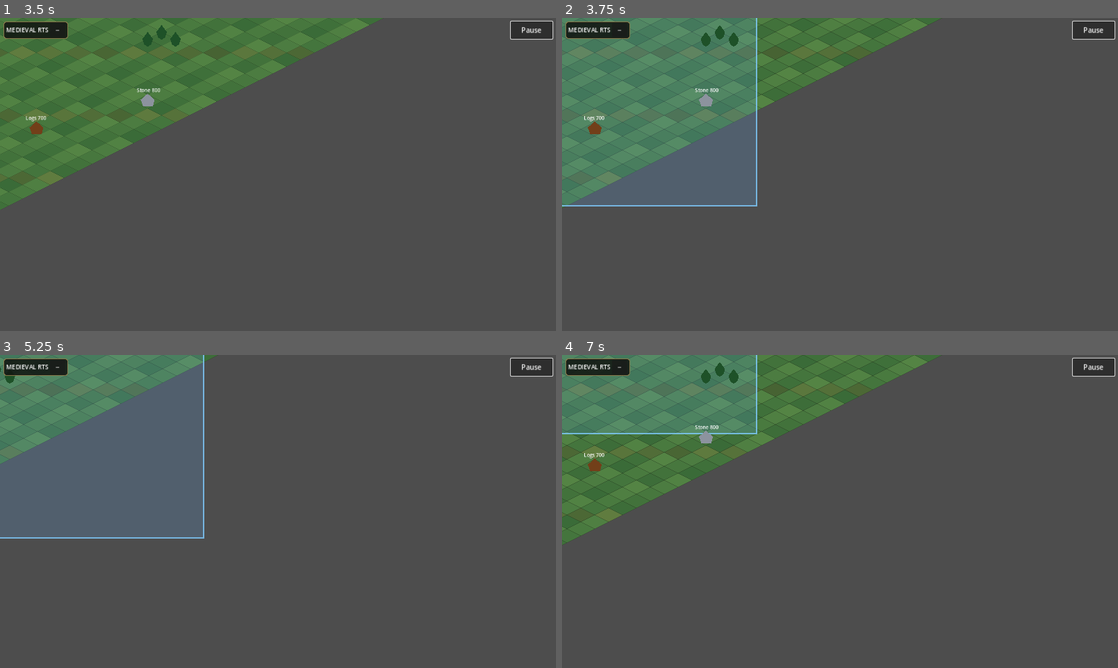
Above: before the commit, frames 1-4 (two rows, left to right).
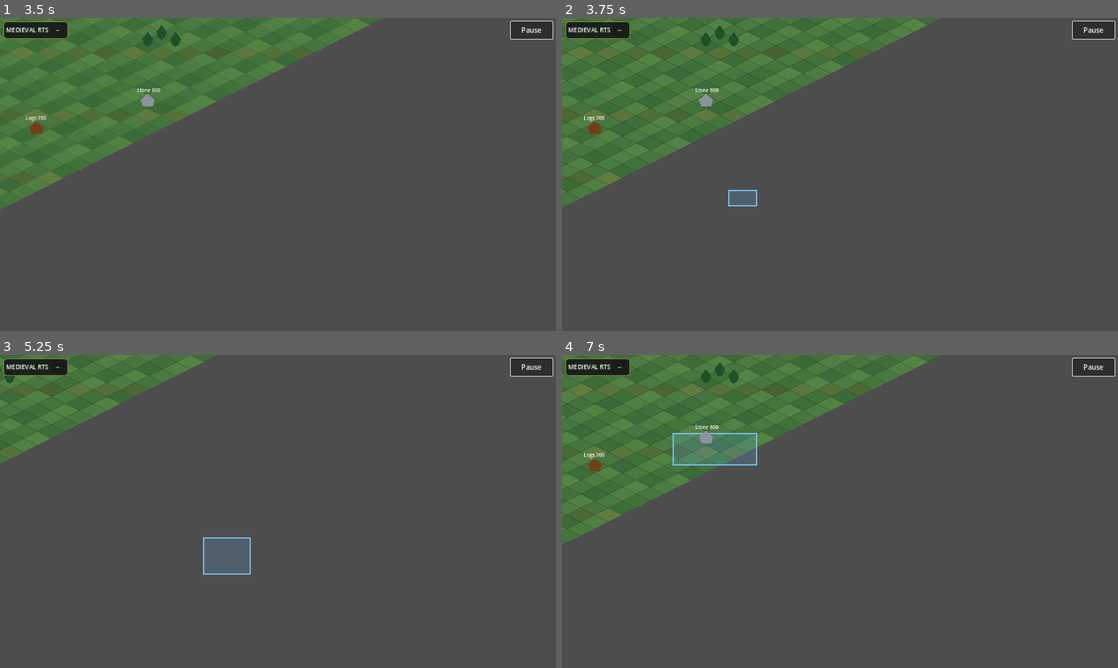
Above: after the commit, the same moments.

Repository: noub1234567-cmd/Medieval-RTS-Test
Game: Godot game, scene res://scenes/main.tscn
Same seed, same stepped clock (60 frames per second), same inputs: the game is played once before the commit and once after it.
Inputs (mouse positions are in pixels of both pictures, inside the frame that each line leads up to):
- Up to frame 1 (3.5 s): click "−" at 0.5 s; click "Pause" at 1.25 s; click "Resume" at 2 s; move the mouse to (400, 158) at 2.77 s; hold D from 2.78 s (still down); click (400, 158) at 2.92 s
- Up to frame 2 (3.75 s): release D at 3.5 s; drag from (728, 190) to (812, 237) at 3.52 s
- Up to frame 3 (5.25 s): move the mouse to (333, 442) at 4.27 s; hold D 4.28-5 s; click (333, 442) at 4.42 s; drag from (250, 574) to (111, 464) at 5.02 s
- Up to frame 4 (7 s): move the mouse to (1006, 558) at 5.77 s; hold A 5.78-6.5 s; click (1006, 558) at 5.92 s; drag from (673, 464) to (756, 433) at 6.52 s

Frame 1 is identical in both runs. In frame 2, 20% of the frame differs, in the area x 0-36%, y 0-61%; in frame 3, 22%, in the area x 0-46%, y 0-71%; in frame 4, 9.5%.

Commit message:
Complete resource selection frame and mouse drag start

Diff:
--- a/scripts/game.gd
+++ b/scripts/game.gd
@@ -257,6 +257,8 @@
 		if event.button_index==MOUSE_BUTTON_LEFT:
 			if event.pressed:
 				touch_start_screen=event.position
+				drag_start=screen_to_world(event.position)
+				drag_current=drag_start
 				touch_dragging_preview=placing_building and preview_initialized and is_point_on_preview(screen_to_world(event.position))
 				dragging=true
 				touch_unit_start=find_player_unit_at(screen_to_world(event.position))!=null
@@ -341,10 +343,15 @@
 			placement_cursor_world=pos;preview_initialized=true;update_building_ghost()
 		return
 	var resource_hit=find_resource_node_at(pos)
-	if resource_hit!=null and not selected.is_empty():
-		for worker in selected:
-			if is_instance_valid(worker) and worker.team==0:worker.harvest_target(resource_hit)
-		help_label.text="Workers assigned to gather %s" % resource_hit.resource_type
+	if resource_hit!=null:
+		if not selected.is_empty():
+			for worker in selected:
+				if is_instance_valid(worker) and worker.team==0:worker.harvest_target(resource_hit)
+			help_label.text="Workers assigned to gather %s" % resource_hit.resource_type
+		else:
+			clear_selection()
+			create_selection_frame(resource_hit,Vector2(38,34))
+			help_label.text="Resource selected — select workers to gather"
 		return
 	var upgrading_target=find_upgrading_building_at(pos)
 	if upgrading_target!=null and not selected.is_empty():
